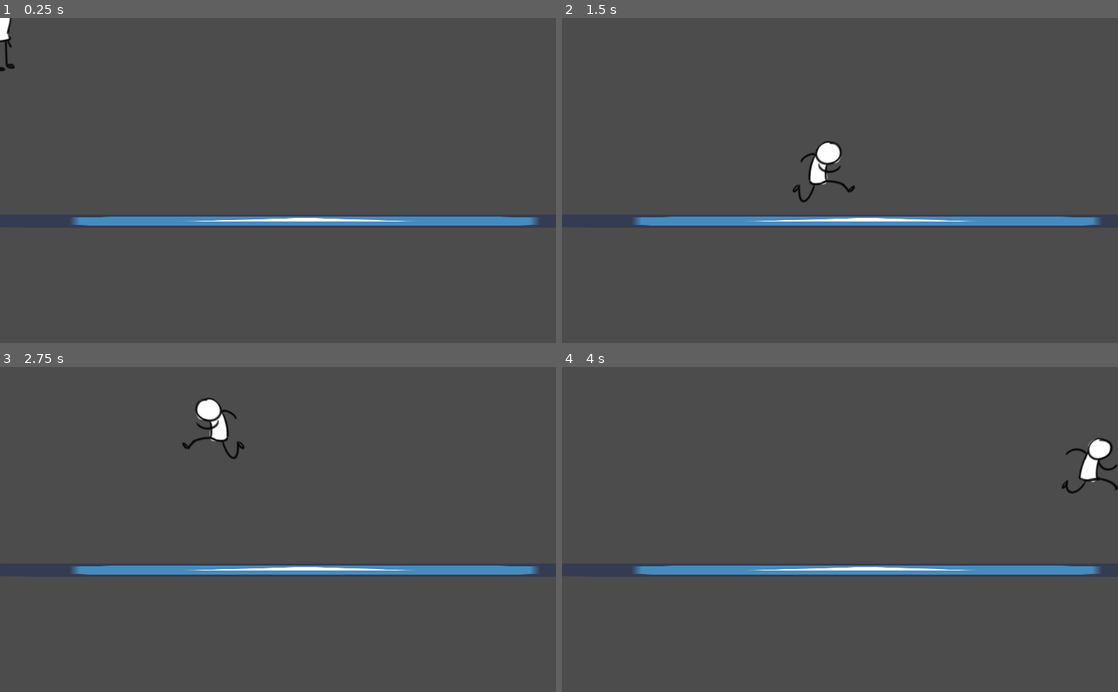
Above: before the commit, frames 1-4 (two rows, left to right).
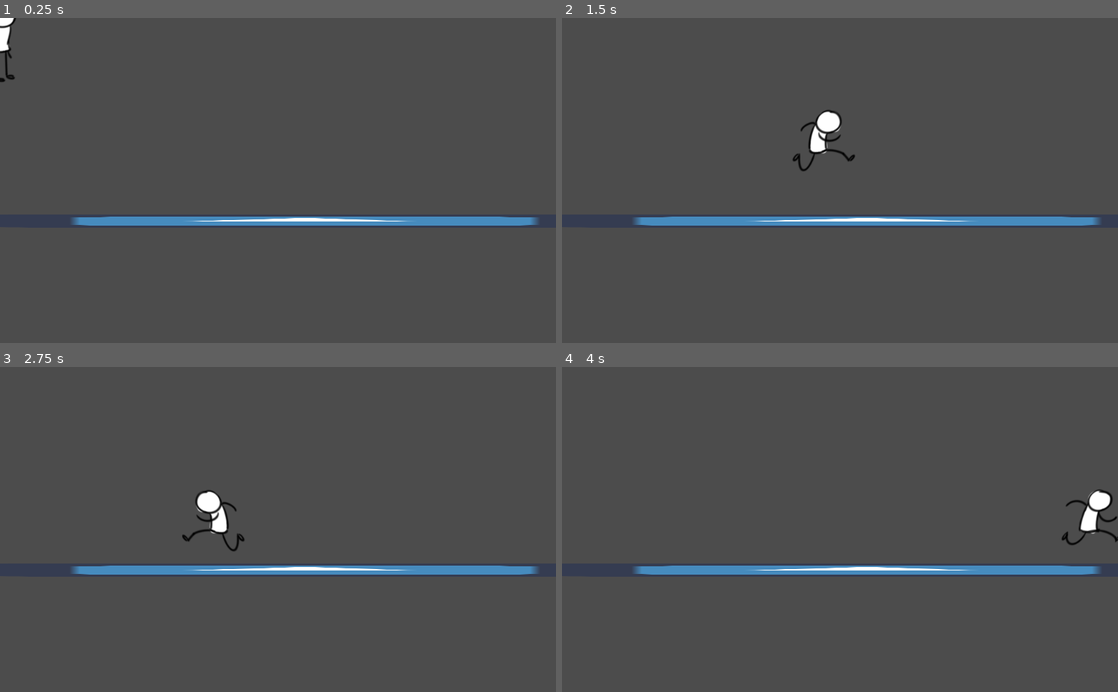
Above: after the commit, the same moments.

Repository: earlsab/godot-game-test
Game: Godot game, scene res://Main.tscn
Two runs of this game, one before a commit and one after it. Both use one fixed random seed, a clock stepped at 60 frames per second and the inputs below. Before the commit the project starts from res://Game.tscn. The engine's default icon, where the game draws it, is replaced by a stand-in: a white triangle on a blue panel in a dark square.
Inputs:
- Up to frame 1 (0.25 s): no input
- Up to frame 2 (1.5 s): hold Right (ui_right) from 0.53 s (still down); tap Up (ui_up) at 0.77 s
- Up to frame 3 (2.75 s): tap Up (ui_up) at 1.52 s; release Right (ui_right) at 2.03 s; hold Left (ui_left) from 2.03 s (still down)
- Up to frame 4 (4 s): release Left (ui_left) at 2.78 s; hold Right (ui_right) from 2.78 s (still down); tap Up (ui_up) at 3.02, 3.77 s

The runs differ from the first frame. In frame 1, 0.2% of the frame differs, in the area x 0-3%, y 0-20%; in frame 2, 1.1%; in frame 3, 1.3%, in the area x 32-44%, y 9-57%; in frame 4, 1.2%.

Commit message:
Organized into Folders

Diff:
--- a/Game.gd
+++ /dev/null
@@ -1,9 +0,0 @@
-extends Node
-
-onready var player = preload("res://Player.tscn")
-onready var wall = preload("res://test_map.tscn")
-func _ready():
-	var p = player.instance()
-	var w = wall.instance()
-	add_child(p)
-	add_child(w)
--- /dev/null
+++ b/Main.gd
@@ -0,0 +1,9 @@
+extends Node
+
+onready var player = preload("res://Player/Player.tscn")
+onready var wall = preload("res://World/test_map.tscn")
+func _ready():
+	var p = player.instance()
+	var w = wall.instance()
+	add_child(p)
+	add_child(w)
--- a/Game.tscn
+++ b/Main.tscn
@@ -1,6 +1,6 @@
 [gd_scene load_steps=2 format=2]
 
-[ext_resource path="res://Game.gd" type="Script" id=1]
+[ext_resource path="res://Main.gd" type="Script" id=1]
 
 [node name="Node" type="Node"]
 script = ExtResource( 1 )
--- a/Player.tscn
+++ /dev/null
@@ -1,37 +0,0 @@
-[gd_scene load_steps=10 format=2]
-
-[ext_resource path="res://Player.gd" type="Script" id=1]
-[ext_resource path="res://assets/idle2.png" type="Texture" id=2]
-[ext_resource path="res://assets/idle.png" type="Texture" id=3]
-[ext_resource path="res://assets/runright2.png" type="Texture" id=4]
-[ext_resource path="res://assets/runright.png" type="Texture" id=5]
-[ext_resource path="res://assets/idle1.png" type="Texture" id=6]
-[ext_resource path="res://assets/runright1.png" type="Texture" id=7]
-
-[sub_resource type="SpriteFrames" id=1]
-animations = [ {
-"frames": [ ExtResource( 7 ), ExtResource( 4 ), ExtResource( 5 ) ],
-"loop": true,
-"name": "Run",
-"speed": 5.0
-}, {
-"frames": [ ExtResource( 6 ), ExtResource( 2 ), ExtResource( 3 ) ],
-"loop": true,
-"name": "Idle",
-"speed": 5.0
-} ]
-
-[sub_resource type="CapsuleShape2D" id=2]
-radius = 16.0
-height = 112.0
-
-[node name="KinematicBody2D" type="KinematicBody2D"]
-script = ExtResource( 1 )
-
-[node name="spr_player" type="AnimatedSprite" parent="."]
-frames = SubResource( 1 )
-animation = "Idle"
-
-[node name="CollisionShape2D" type="CollisionShape2D" parent="."]
-position = Vector2( 0, 8 )
-shape = SubResource( 2 )
--- a/Player.gd
+++ b/Player/Player.gd
@@ -1,6 +1,6 @@
 extends KinematicBody2D
 
-const GRAVITY = 10
+const GRAVITY = 20
 const RESISTANCE = Vector2(0, -1)
 
 export var RUN = 200
--- /dev/null
+++ b/Player/Player.tscn
@@ -0,0 +1,37 @@
+[gd_scene load_steps=10 format=2]
+
+[ext_resource path="res://assets/idle2.png" type="Texture" id=1]
+[ext_resource path="res://assets/idle.png" type="Texture" id=2]
+[ext_resource path="res://assets/runright2.png" type="Texture" id=3]
+[ext_resource path="res://assets/runright.png" type="Texture" id=4]
+[ext_resource path="res://assets/idle1.png" type="Texture" id=5]
+[ext_resource path="res://assets/runright1.png" type="Texture" id=6]
+[ext_resource path="res://Player/Player.gd" type="Script" id=7]
+
+[sub_resource type="SpriteFrames" id=1]
+animations = [ {
+"frames": [ ExtResource( 6 ), ExtResource( 3 ), ExtResource( 4 ) ],
+"loop": true,
+"name": "Run",
+"speed": 5.0
+}, {
+"frames": [ ExtResource( 5 ), ExtResource( 1 ), ExtResource( 2 ) ],
+"loop": true,
+"name": "Idle",
+"speed": 5.0
+} ]
+
+[sub_resource type="CapsuleShape2D" id=2]
+radius = 16.0
+height = 112.0
+
+[node name="KinematicBody2D" type="KinematicBody2D"]
+script = ExtResource( 7 )
+
+[node name="spr_player" type="AnimatedSprite" parent="."]
+frames = SubResource( 1 )
+animation = "Idle"
+
+[node name="CollisionShape2D" type="CollisionShape2D" parent="."]
+position = Vector2( 0, 8 )
+shape = SubResource( 2 )
--- /dev/null
+++ b/UI/Menu.tscn
@@ -0,0 +1,8 @@
+[gd_scene format=2]
+
+[node name="Control" type="Control"]
+anchor_right = 1.0
+anchor_bottom = 1.0
+__meta__ = {
+"_edit_use_anchors_": false
+}
--- a/project.godot
+++ b/project.godot
@@ -10,9 +10,8 @@
 
 [application]
 
-
 config/name="project-lwv"
-run/main_scene="res://Game.tscn"
+run/main_scene="res://Main.tscn"
 config/icon="res://icon.png"
 
 [display]
Renamed: test_map.tscn -> World/test_map.tscn
